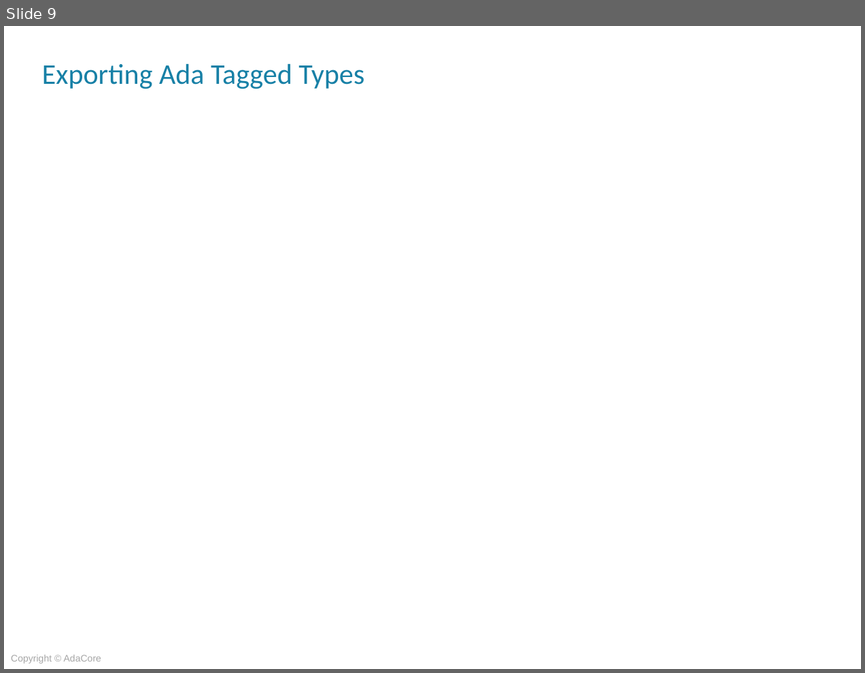
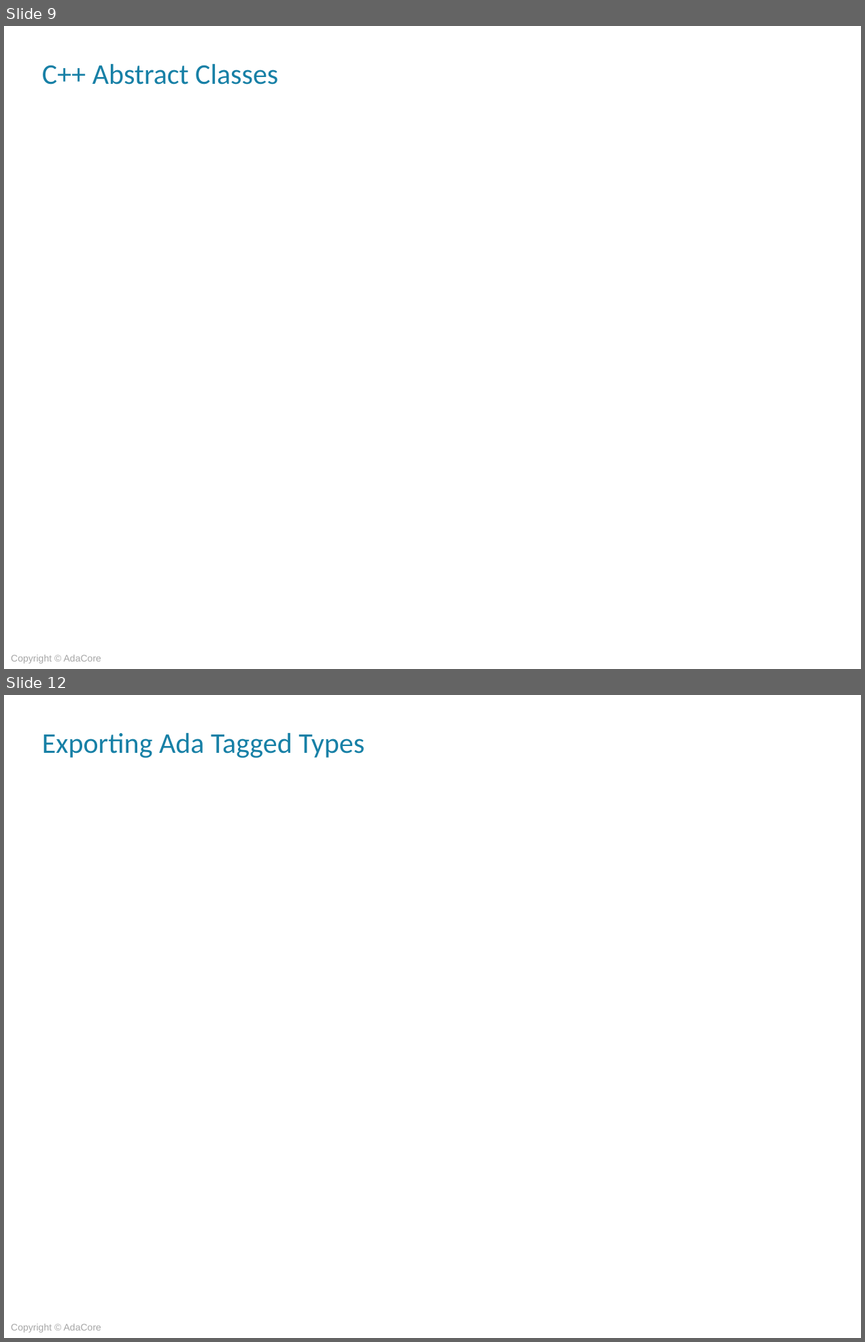
Before and after one commit to AdaCoreU/Courses, a slide deck: lectures/04_Mixed_Language_Programming_In_Ada/03_Ada_and_C++/Slides/03_Ada_and_C++.pptx. Shown one above the other, each under a label of ours: slide 9 before the commit, slides 9 and 12 after it; the slides between them are not shown. The pictures are 865x673 and 865x1342 pixels, drawn with LibreOffice and Linux fonts; fonts in the diff are those of the drawing; background and template pictures are left out. Boxes give left, top, right and bottom in pixels: in the first picture for what was removed or moved away, otherwise in the second. Text is boxed around its words. In the diff, an @@ line names an element or a change of style, - is before the commit and + after.

```diff
--- a/lectures/04_Mixed_Language_Programming_In_Ada/03_Ada_and_C++/Slides/03_Ada_and_C++.pptx
+++ b/lectures/04_Mixed_Language_Programming_In_Ada/03_Ada_and_C++/Slides/03_Ada_and_C++.pptx
@@ slide 9 added at (x1=4, y1=26, x2=861, y2=669), background picture (left out); not listed: 1 template element that a slide beside it also shows @@
@@ title added at (x1=42, y1=63, x2=278, y2=84), 24 pt, text #1780A6 @@
+C++ Abstract Classes
@@ what was slide 9 is now slide 12 @@
```
Also in this commit, not shown: 2 slides changed, 2 other slides added.
